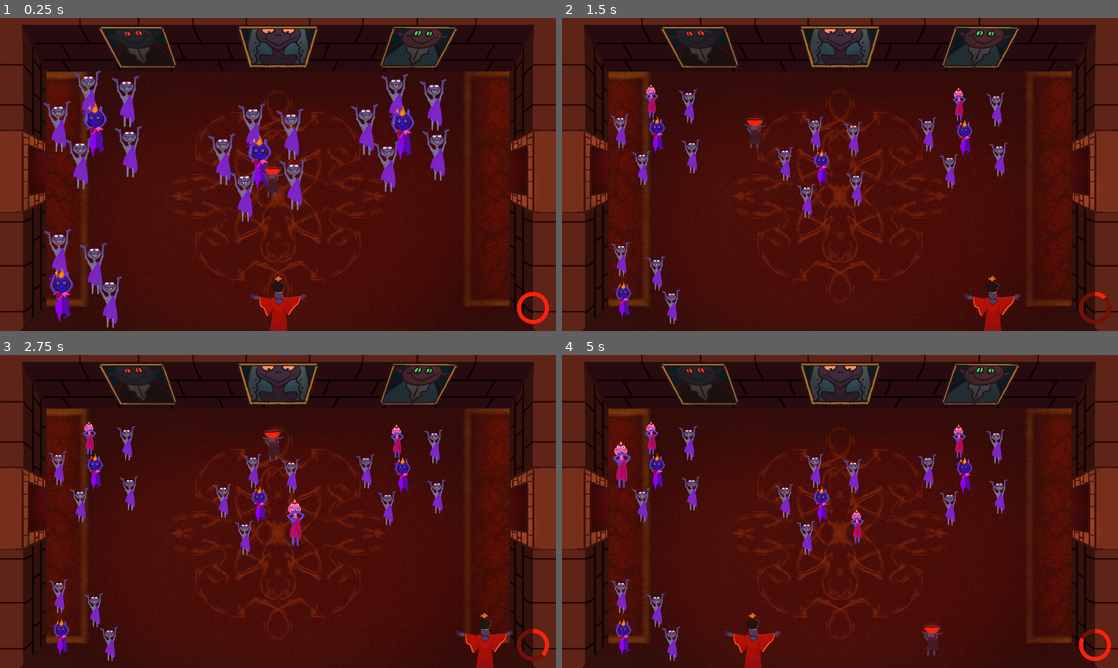
Above: before the commit, frames 1-4 (two rows, left to right).
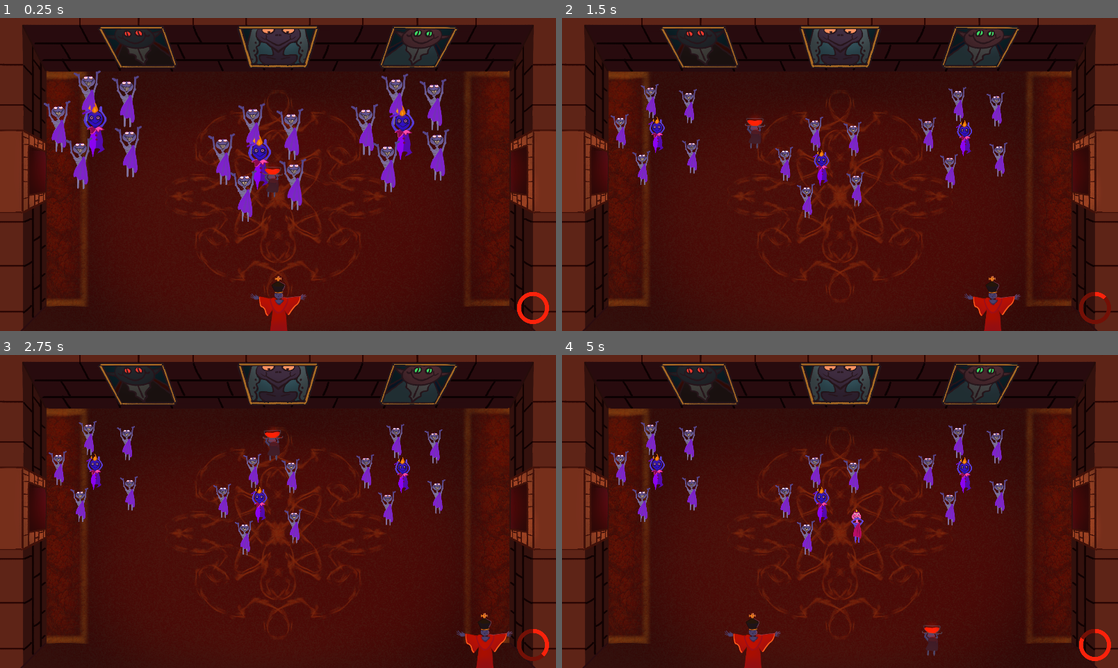
Above: after the commit, the same moments.

Repository: QuantumForgeGames/lest-ye-falter
Game: Godot game, scene res://scenes/levels/level1.tscn
The game is run twice, just before and just after one commit, with the same random seed, the same clock (stepped at 60 frames per second) and the same inputs. This scene is started directly instead of the project's main scene.
Inputs (mouse positions are in pixels of both pictures, inside the frame that each line leads up to):
- Up to frame 1 (0.25 s): no input
- Up to frame 2 (1.5 s): move the mouse to (962, 158) at 0.52 s; hold D (move_right) 0.53-1.28 s; tap Shift (random_kick) at 0.6 s; move the mouse to (728, 190) at 1.27 s; hold S (move_down) from 1.28 s (still down); tap O (serve_punch) at 1.35 s
- Up to frame 3 (2.75 s): move the mouse to (333, 442) at 2.02 s; release S (move_down) at 2.03 s; hold D (move_right) from 2.03 s (still down); tap Shift (random_kick) at 2.1 s
- Up to frame 4 (5 s): move the mouse to (812, 574) at 2.77 s; release D (move_right) at 2.78 s; hold W (move_up) 2.78-3.53 s; tap O (serve_punch) at 2.85, 4.35 s; move the mouse to (1006, 558) at 3.52 s; hold A (move_left) from 3.53 s (still down); tap Shift (random_kick) at 3.6 s; move the mouse to (673, 464) at 4.27 s

The runs differ from the first frame. In frame 1, 1.3% of the frame differs, in the area x 8-22%, y 67-100%; in frame 2, 0.9%; in frame 3, 1.2%; in frame 4, 1.2%.

Commit message:
clean up lvl1

Diff:
--- a/scenes/levels/level1.tscn
+++ b/scenes/levels/level1.tscn
@@ -83,19 +83,6 @@
 
 [node name="Cultist8" parent="CultistSpawner" instance=ExtResource("6_afek4")]
 position = Vector2(203, 423)
-
-[node name="Cultist5" parent="CultistSpawner" instance=ExtResource("6_afek4")]
-position = Vector2(212, 1009)
-initial_state = 2
-
-[node name="Cultist9" parent="CultistSpawner" instance=ExtResource("6_afek4")]
-position = Vector2(205, 865)
-
-[node name="Cultist10" parent="CultistSpawner" instance=ExtResource("6_afek4")]
-position = Vector2(328, 913)
-
-[node name="Cultist11" parent="CultistSpawner" instance=ExtResource("6_afek4")]
-position = Vector2(380, 1029)
 
 [node name="Cultist4" parent="CultistSpawner" instance=ExtResource("6_afek4")]
 position = Vector2(1369, 330)
--- a/scripts/ui/level_prompt_ui.gd
+++ b/scripts/ui/level_prompt_ui.gd
@@ -26,7 +26,7 @@
 
 func _on_menu_button_pressed():
 	_fade_panels()
-	LevelManager.change_level("LVL1") # ??
+	LevelManager.change_scene("LVL1") # ??
 
 func _on_retry_button_pressed():
 	LevelManager.reload_scene()
